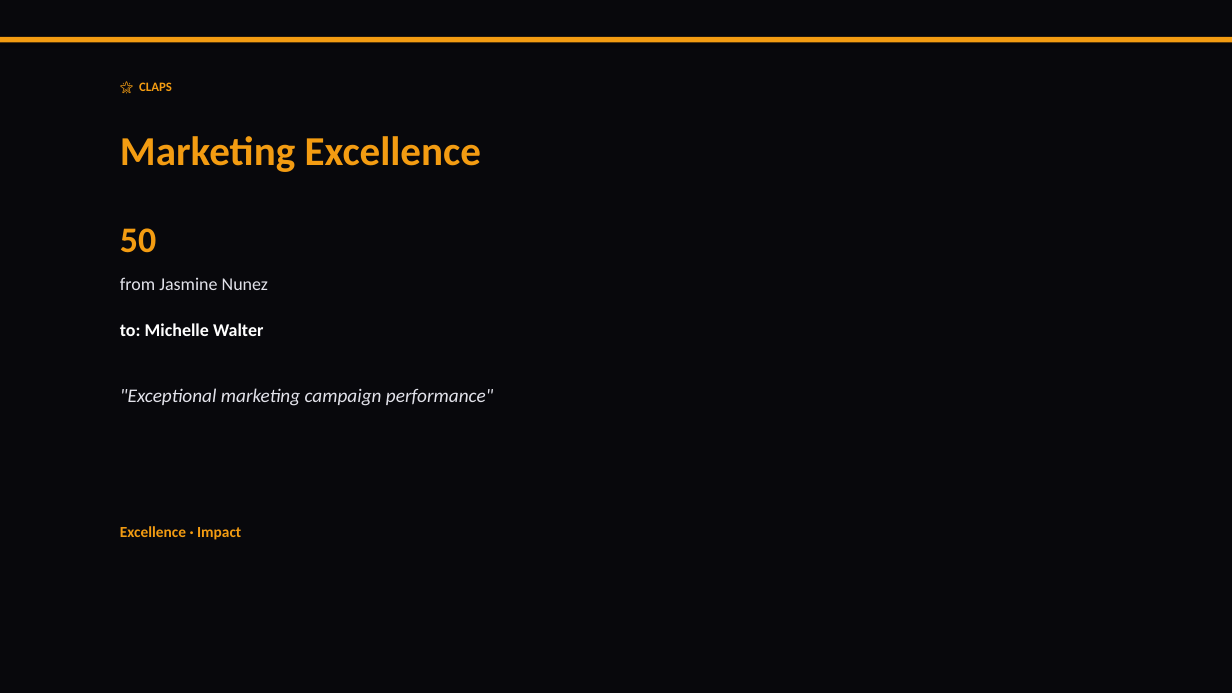
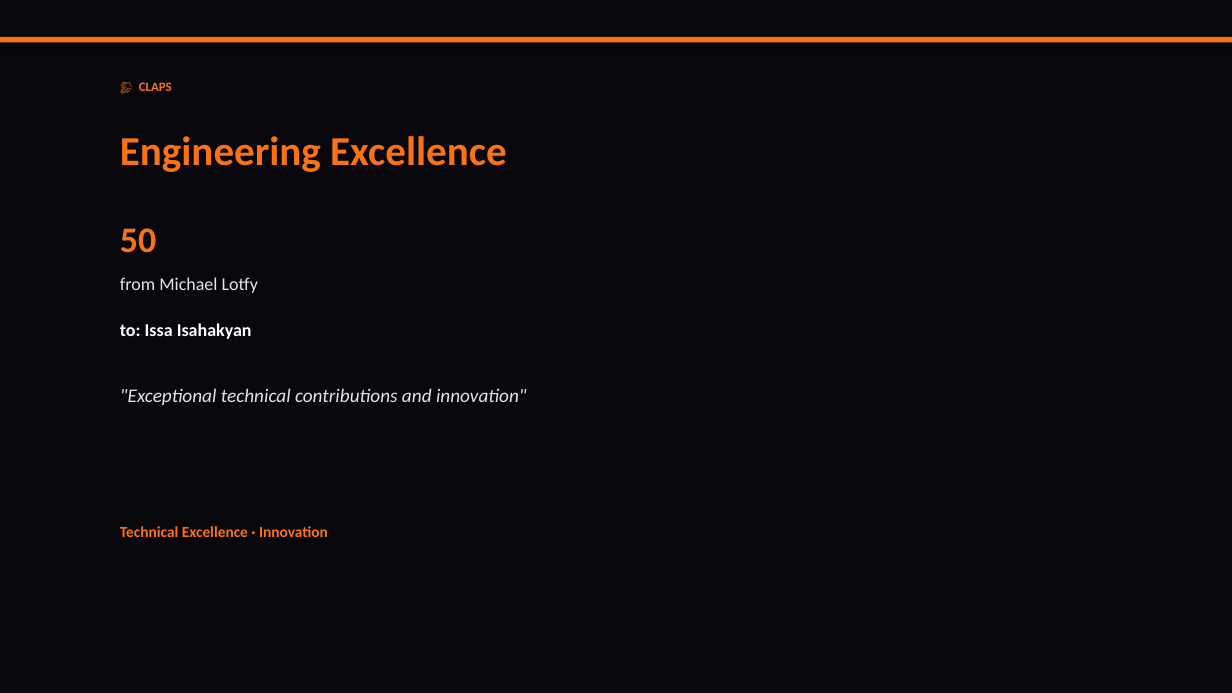
Before and after one commit to liliyagarifullina-maker/appodeal-pulse, a slide deck: slide 10 of data/archive/pulse_2026-03-14.pptx (slide 7 before the commit). Drawn at 1232x693 pixels with LibreOffice and Linux fonts; fonts in the diff are those of the drawing. Boxes give left, top, right and bottom in pixels: in the first picture for what was removed or moved away, otherwise in the second. Text is boxed around its words. In the diff, an @@ line names an element or a change of style, - is before the commit and + after.

```diff
--- a/data/archive/pulse_2026-03-14.pptx
+++ b/data/archive/pulse_2026-03-14.pptx
@@ rectangle at [0, 37, 1232, 43]: fill #F39C12 to #F97316 @@
@@ text at [139, 82, 172, 91]: text changed; text colour #F39C12 to #F97316 @@
-🌟 CLAPS
+👏 CLAPS
@@ text at [120, 136, 506, 172]: text changed; text colour #F39C12 to #F97316 @@
-Marketing Excellence
+Engineering Excellence
@@ text "50" at [120, 228, 156, 253]: text colour #F39C12 to #F97316 @@
@@ text at [120, 277, 258, 293]: text changed @@
-from Jasmine Nunez
+from Michael Lotfy
@@ text at [120, 323, 252, 339]: text changed @@
-to: Michelle Walter
+to: Issa Isahakyan
@@ text at [120, 388, 527, 405]: text changed @@
-"Exceptional marketing campaign performance"
+"Exceptional technical contributions and innovation"
@@ text at [120, 526, 328, 537]: text changed; text colour #F39C12 to #F97316 @@
-Excellence · Impact
+Technical Excellence · Innovation
```
Also in this commit, not shown: 14 other slides changed, 4 slides added, 2 slides removed, 2 other files.
